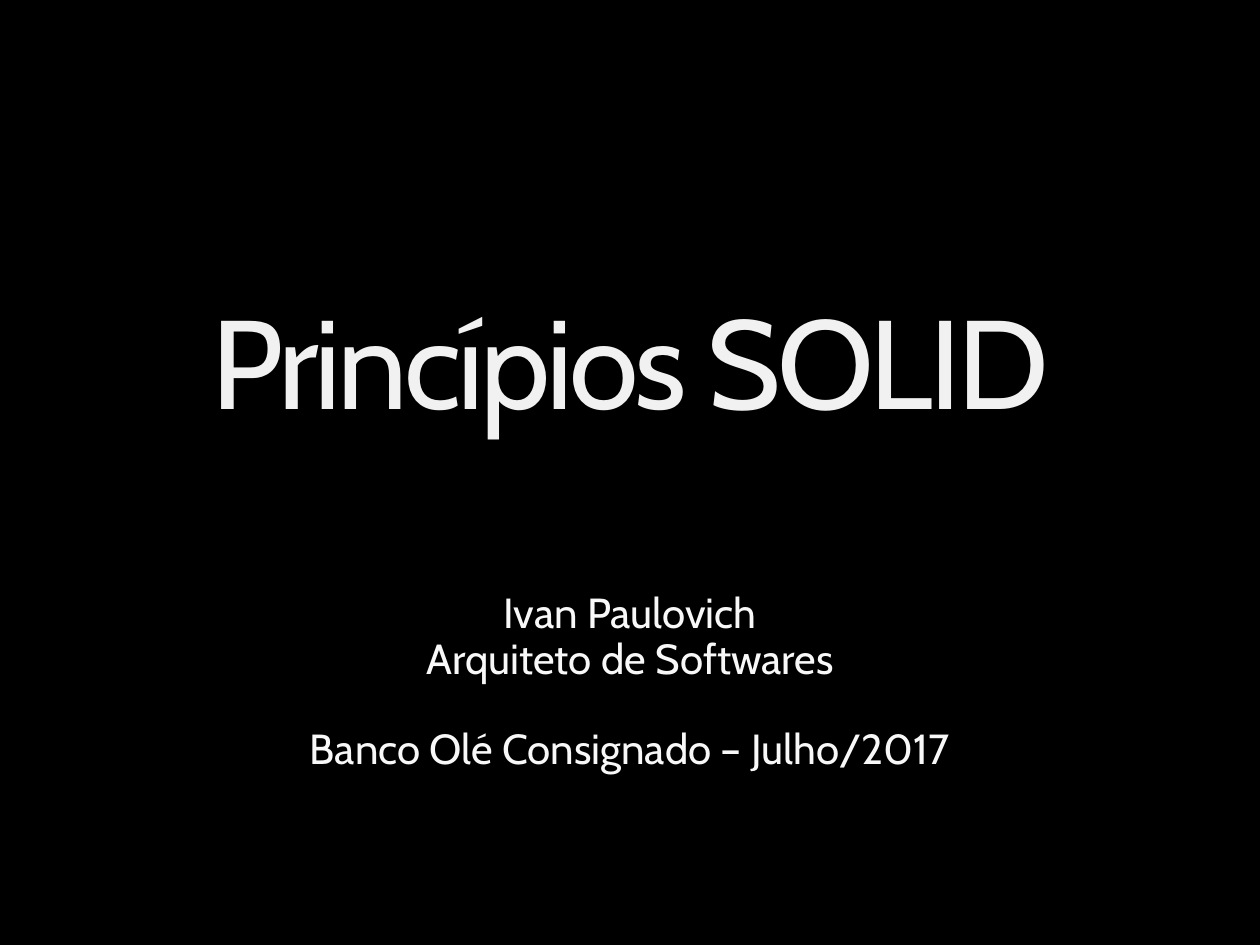
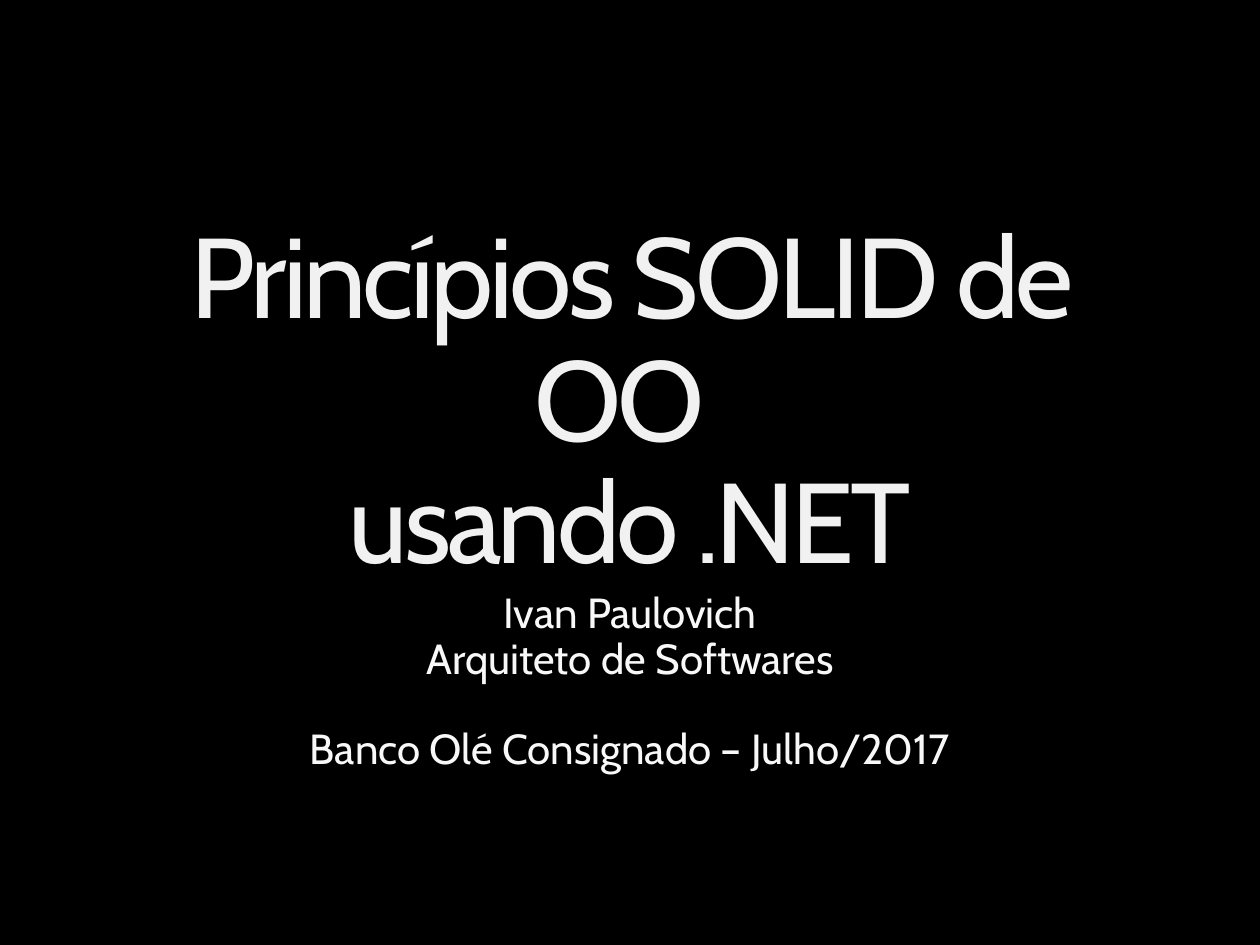
Before and after one commit to ivanpaulovich/event-sourcing-jambo, a slide deck: slide 1 of docs/Princípios SOLID de OO usando .NET.pptx. Drawn at 1260x945 pixels with LibreOffice and Linux fonts; fonts in the diff are those of the drawing; background and template pictures are left out. Boxes give left, top, right and bottom in pixels: in the first picture for what was removed or moved away, otherwise in the second. Text is boxed around its words. In the diff, an @@ line names an element or a change of style, - is before the commit and + after.

```diff
--- a/docs/Princípios SOLID de OO usando .NET.pptx
+++ b/docs/Princípios SOLID de OO usando .NET.pptx
@@ title at <box>191,233,1073,564</box>: text changed; size 72 to 64.8 pt @@
-Princípios SOLID
+Princípios SOLID de OO
+usando .NET
```
Also in this commit, not shown: 5 other slides changed, 10 other files.
